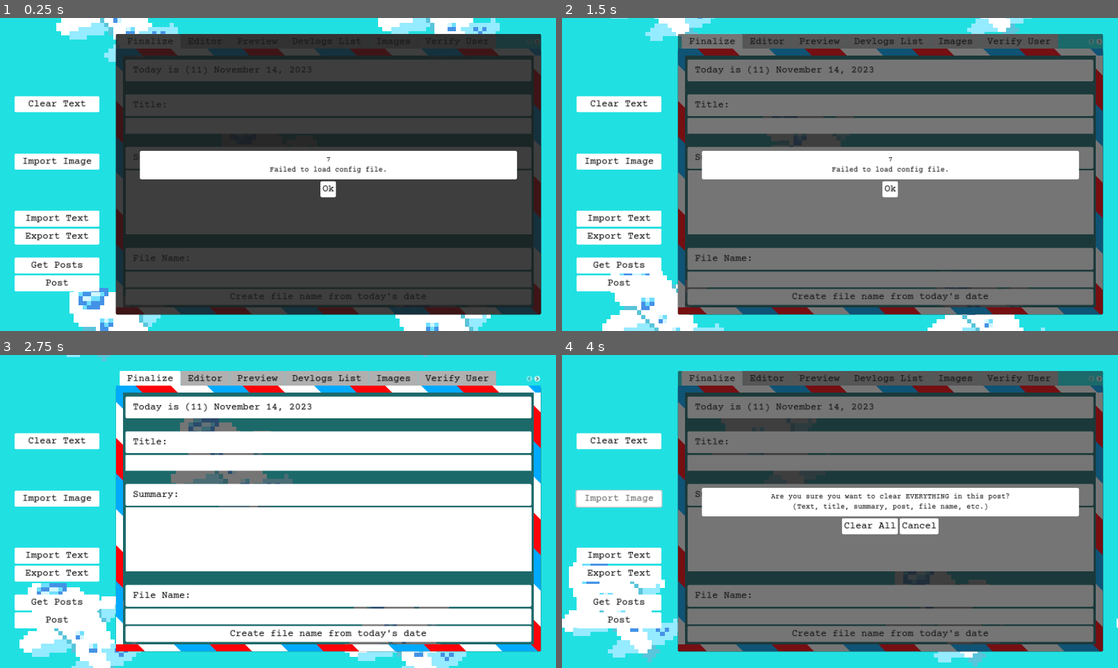
Above: before the commit, frames 1-4 (two rows, left to right).
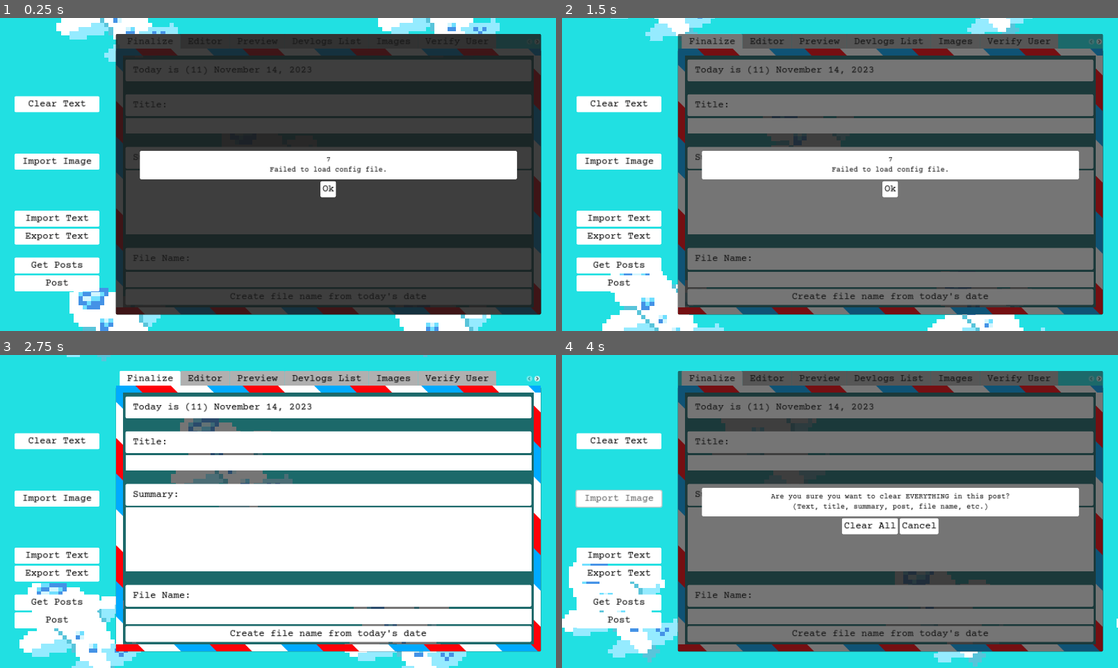
Above: after the commit, the same moments.

Repository: jennyton88/devlogs-maker
Game: Godot game, scene res://scenes/devlogs.tscn
Same seed, same stepped clock (60 frames per second), same inputs: the game is played once before the commit and once after it.
Inputs (mouse positions are in pixels of both pictures, inside the frame that each line leads up to):
- Up to frame 1 (0.25 s): no input
- Up to frame 2 (1.5 s): click (890, 124) at 0.52 s; type "Alex" at 0.6 s; click (890, 202) at 0.75 s; type "12" at 0.83 s; click (890, 280) at 0.98 s; type "Alex" at 1.07 s; click "Ok" at 1.25 s
- Up to frame 3 (2.75 s): click "Ok" at 2 s
- Up to frame 4 (4 s): click "Clear Text" at 2.75 s; click "Import Image" at 3.5 s

The runs differ from the first frame. In frame 1, less than 0.1% of the frame differs, in the area x 95-96%, y 32-82%; in frame 2, 0.3%; in frame 3, 0.7%, in the area x 22-96%, y 31-87%; in frame 4, 0.3%.

Commit message:
update theme

Diff:
--- a/assets/themes/theme_mail.tres
+++ b/assets/themes/theme_mail.tres
@@ -1,6 +1,7 @@
-[gd_resource type="Theme" load_steps=13 format=3 uid="uid://bg45fa5ynd7fs"]
+[gd_resource type="Theme" load_steps=15 format=3 uid="uid://bg45fa5ynd7fs"]
 
 [ext_resource type="FontFile" uid="uid://b7htxquxgsgdt" path="res://assets/fonts/CourierPrime-Regular.ttf" id="1_pwgot"]
+[ext_resource type="StyleBox" uid="uid://djnhdn6udnimd" path="res://assets/materials/line_edit.tres" id="2_6k8fh"]
 [ext_resource type="StyleBox" uid="uid://tcvdwqsymvwa" path="res://assets/themes/components/tab_mail.tres" id="2_go4nu"]
 [ext_resource type="StyleBox" uid="uid://bqxkndhvjaki0" path="res://assets/themes/components/tab_unselected_mail.tres" id="3_d7f4l"]
 
@@ -67,11 +68,18 @@
 bg_color = Color(0.660396, 0.660396, 0.660396, 1)
 corner_detail = 4
 
-[sub_resource type="StyleBoxFlat" id="StyleBoxFlat_sysrr"]
+[sub_resource type="StyleBoxFlat" id="StyleBoxFlat_vyyjx"]
 content_margin_left = 30.0
 content_margin_top = 16.0
 content_margin_right = 30.0
-content_margin_bottom = 50.0
+content_margin_bottom = 5.0
+bg_color = Color(1, 1, 1, 1)
+
+[sub_resource type="StyleBoxFlat" id="StyleBoxFlat_i5l1k"]
+content_margin_left = 30.0
+content_margin_top = 16.0
+content_margin_right = 30.0
+content_margin_bottom = 16.0
 bg_color = Color(1, 1, 1, 1)
 
 [sub_resource type="StyleBoxFlat" id="StyleBoxFlat_bo1ie"]
@@ -118,7 +126,8 @@
 LineEdit/colors/font_placeholder_color = Color(0.352941, 0.352941, 0.352941, 1)
 LineEdit/font_sizes/font_size = 20
 LineEdit/fonts/font = ExtResource("1_pwgot")
-LineEdit/styles/normal = ExtResource("2_go4nu")
+LineEdit/styles/focus = ExtResource("2_6k8fh")
+LineEdit/styles/normal = ExtResource("2_6k8fh")
 LinkButton/colors/font_color = Color(2.5028e-06, 0.888589, 0.987104, 1)
 LinkButton/colors/font_hover_color = Color(0.85098, 0.94902, 0.94902, 1)
 LinkButton/colors/font_hover_pressed_color = Color(0, 0, 0.517647, 1)
@@ -133,7 +142,8 @@
 RichTextLabel/font_sizes/mono_font_size = 20
 RichTextLabel/font_sizes/normal_font_size = 20
 RichTextLabel/fonts/normal_font = ExtResource("1_pwgot")
-RichTextLabel/styles/normal = SubResource("StyleBoxFlat_sysrr")
+RichTextLabel/styles/focus = SubResource("StyleBoxFlat_vyyjx")
+RichTextLabel/styles/normal = SubResource("StyleBoxFlat_i5l1k")
 TabBar/font_sizes/font_size = 20
 TabBar/fonts/font = ExtResource("1_pwgot")
 TabContainer/colors/font_hovered_color = Color(0.372549, 0.372549, 0.372549, 1)
